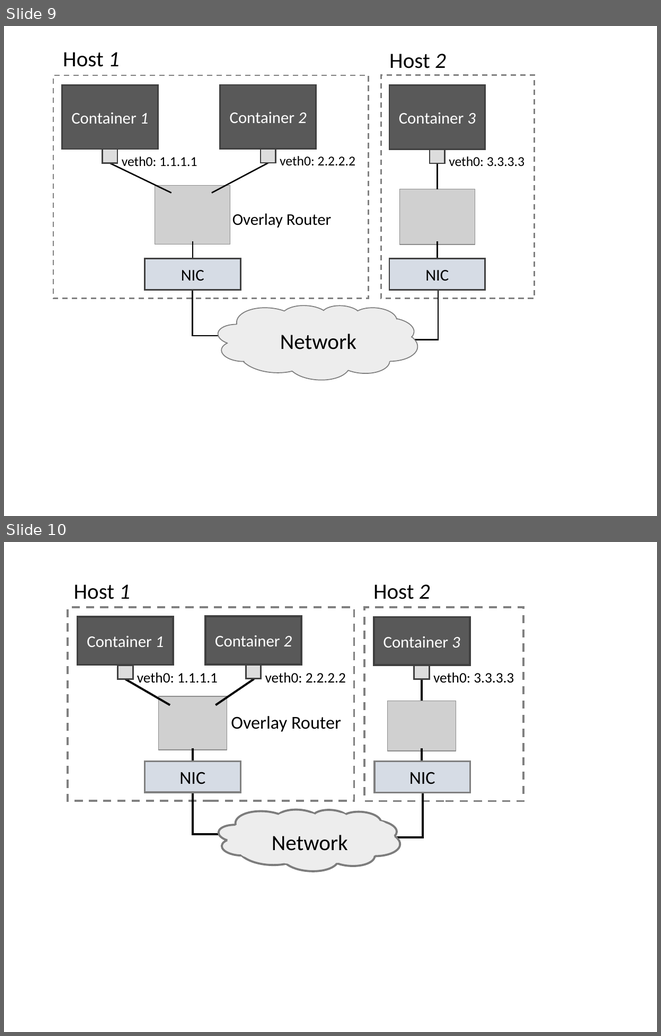
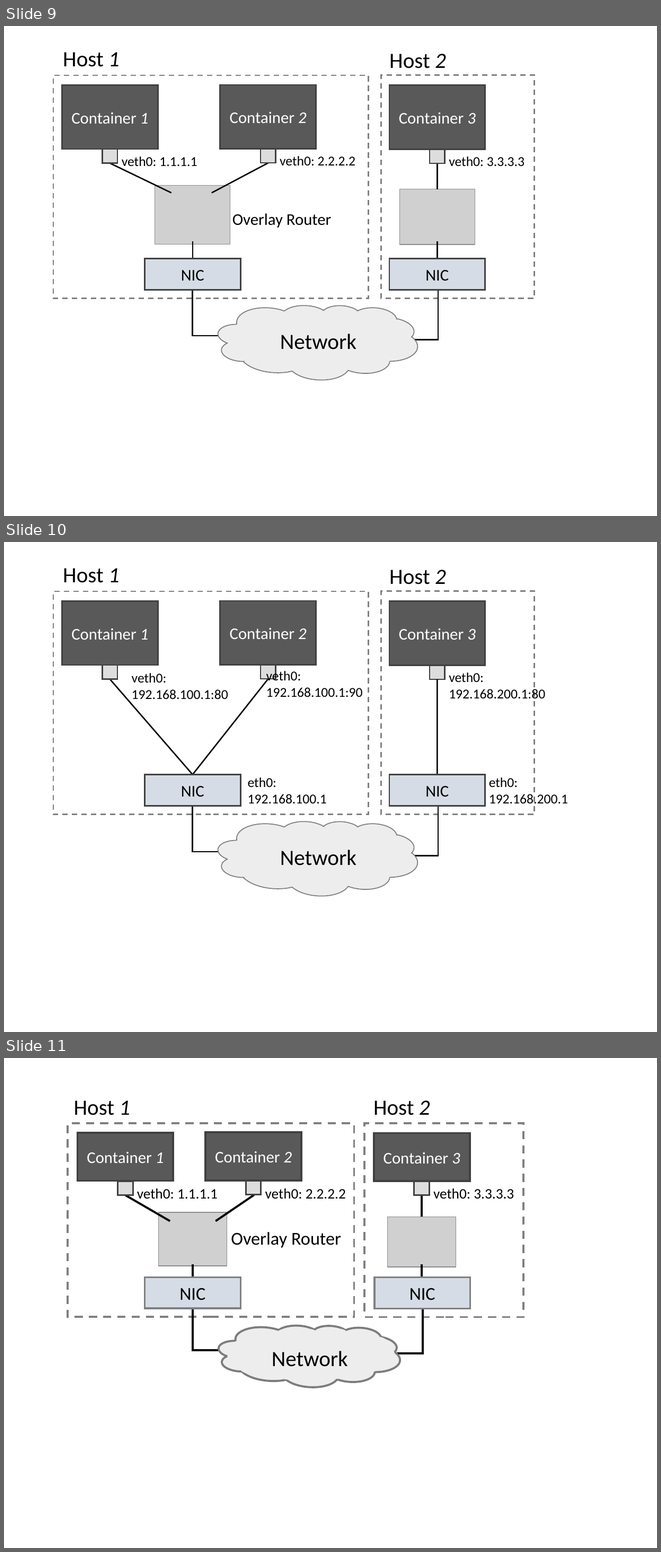
Before and after one commit to lampson0505/freeflow-hotnets16, a slide deck: figures/figures.pptx. Shown one above the other, each under a label of ours: slides 9 and 10 before the commit, slides 9, 10 and 11 after it. The pictures are 661x1036 and 661x1552 pixels, drawn with LibreOffice and Linux fonts; fonts in the diff are those of the drawing; grey boxes stand for pictures. Boxes give left, top, right and bottom in pixels: in the first picture for what was removed or moved away, otherwise in the second. Text is boxed around its words. In the diff, an @@ line names an element or a change of style, - is before the commit and + after.

```diff
--- a/figures/figures.pptx
+++ b/figures/figures.pptx
@@ slide 10 added at box(4, 542, 657, 1032), background #FFFFFF @@
@@ text added at box(63, 568, 120, 583), 24 pt, text #000000 @@
+Host 1
@@ text added at box(389, 570, 446, 584), 24 pt, text #000000 @@
+Host 2
@@ rectangle added at box(53, 592, 368, 814), outline #808080 1.5 pt dashed @@
@@ rectangle added at box(62, 601, 158, 665), fill #595959, outline #404040 1.5 pt, 18 pt, text #FFFFFF @@
+Container 1
@@ rectangle added at box(220, 601, 316, 665), fill #595959, outline #404040 1.5 pt, 18 pt, text #FFFFFF @@
+Container 2
@@ rectangle added at box(381, 591, 534, 814), outline #808080 1.5 pt dashed @@
@@ rectangle added at box(389, 601, 485, 665), fill #595959, outline #404040 1.5 pt, 18 pt, text #FFFFFF @@
+Container 3
@@ rectangle added at box(103, 665, 117, 678), fill #DDDDDD, outline #404040 1.5 pt @@
@@ rectangle added at box(261, 665, 276, 678), fill #DDDDDD, outline #404040 1.5 pt @@
@@ rectangle added at box(430, 665, 445, 679), fill #DDDDDD, outline #404040 1.5 pt @@
@@ line added from (110, 679) to (193, 775), #000000 1.5 pt @@
@@ text added at box(132, 673, 228, 699), 15 pt, text #000000 @@
+veth0: 192.168.100.1:80
@@ line added from (268, 679) to (193, 775), #000000 1.5 pt @@
@@ text added at box(266, 669, 363, 697), 15 pt, text #000000 @@
+veth0:
+192.168.100.1:90
@@ line added from (437, 679) to (437, 781), #000000 1.5 pt @@
@@ text added at box(449, 672, 545, 702), 15 pt, text #000000 @@
+veth0:
+192.168.200.1:80
@@ rectangle added at box(144, 775, 240, 806), fill #D6DCE5, outline #404040 1.5 pt, 18 pt, text #000000 @@
+NIC
@@ text added at box(248, 777, 327, 804), 15 pt, text #000000 @@
+eth0: 192.168.100.1
@@ rectangle added at box(389, 775, 485, 806), fill #D6DCE5, outline #404040 1.5 pt, 18 pt, text #000000 @@
+NIC
@@ text added at box(489, 777, 568, 806), 15 pt, text #000000 @@
+eth0: 192.168.200.1
@@ elbow line added from (438, 784) to (393, 855), #000000 1.5 pt @@
@@ elbow line added from (193, 806) to (219, 852), #000000 1.5 pt @@
@@ group added at box(215, 814, 420, 902): 11 ellipses, 1 cloud, 1 text @@
+Network
@@ what was slide 10 is now slide 11 @@
```
Also in this commit, not shown: 1 other file.
